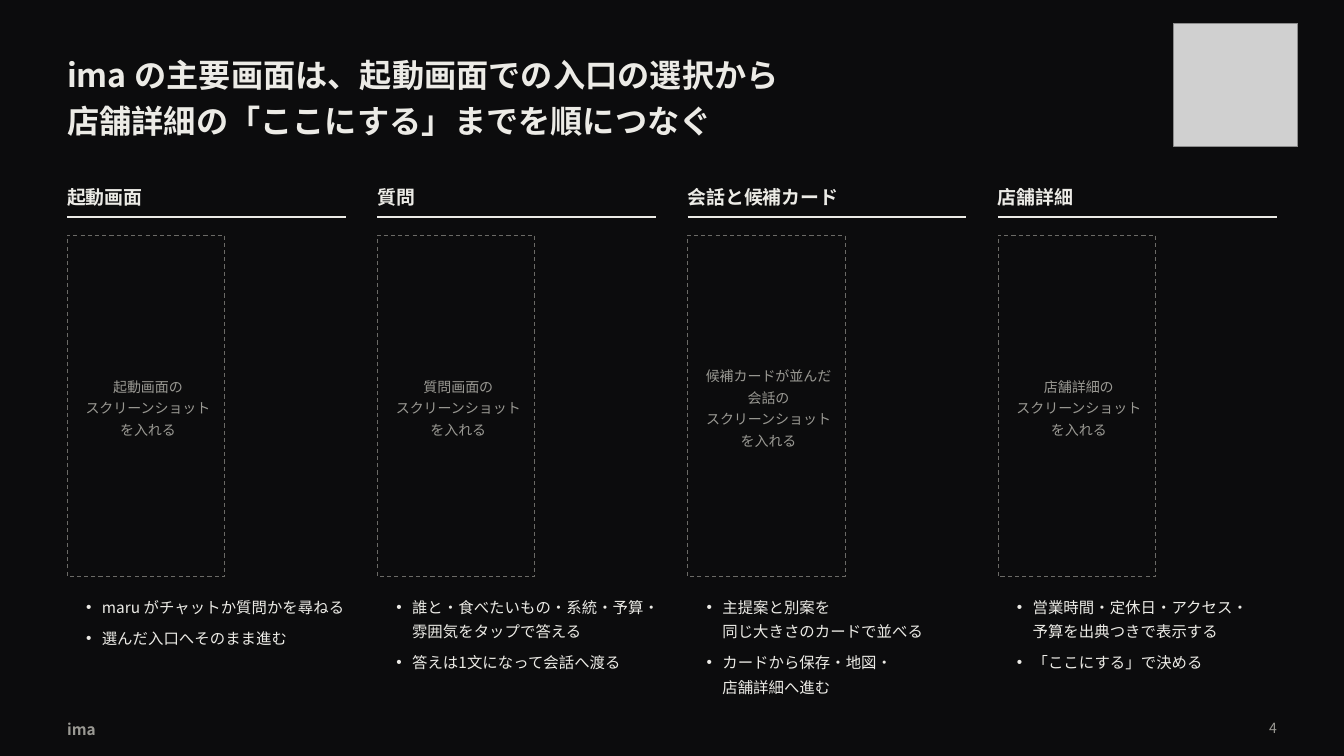
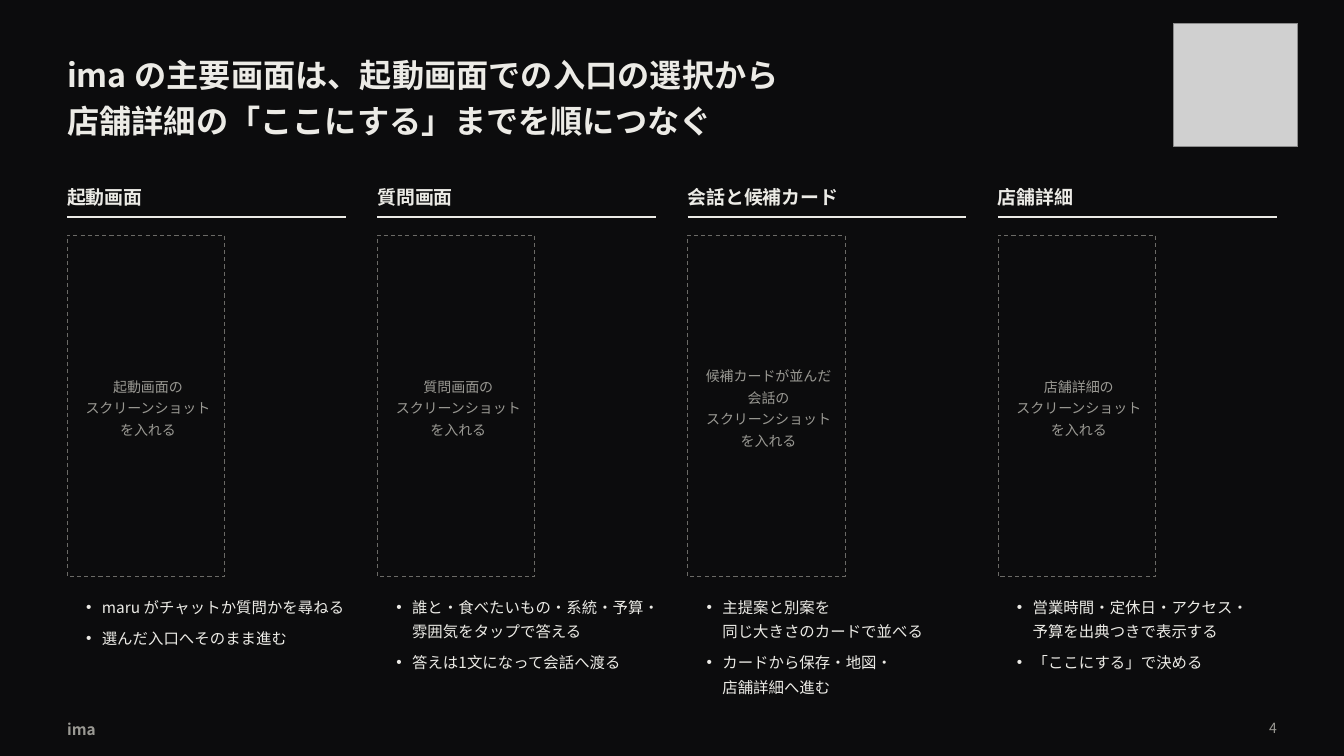
Before and after one commit to takapom/ima-app, a slide deck: slide 5 of docs/pitch/ima-pitch.pptx. Drawn at 1344x756 pixels with LibreOffice and Linux fonts; fonts in the diff are those of the drawing; grey boxes stand for pictures. Boxes give left, top, right and bottom in pixels: in the first picture for what was removed or moved away, otherwise in the second. Text is boxed around its words. In the diff, an @@ line names an element or a change of style, - is before the commit and + after.

```diff
--- a/docs/pitch/ima-pitch.pptx
+++ b/docs/pitch/ima-pitch.pptx
@@ text at (377,188,452,206): text changed @@
-質問
+質問画面
```
Also in this commit, not shown: 3 other slides changed, 1 other file.
